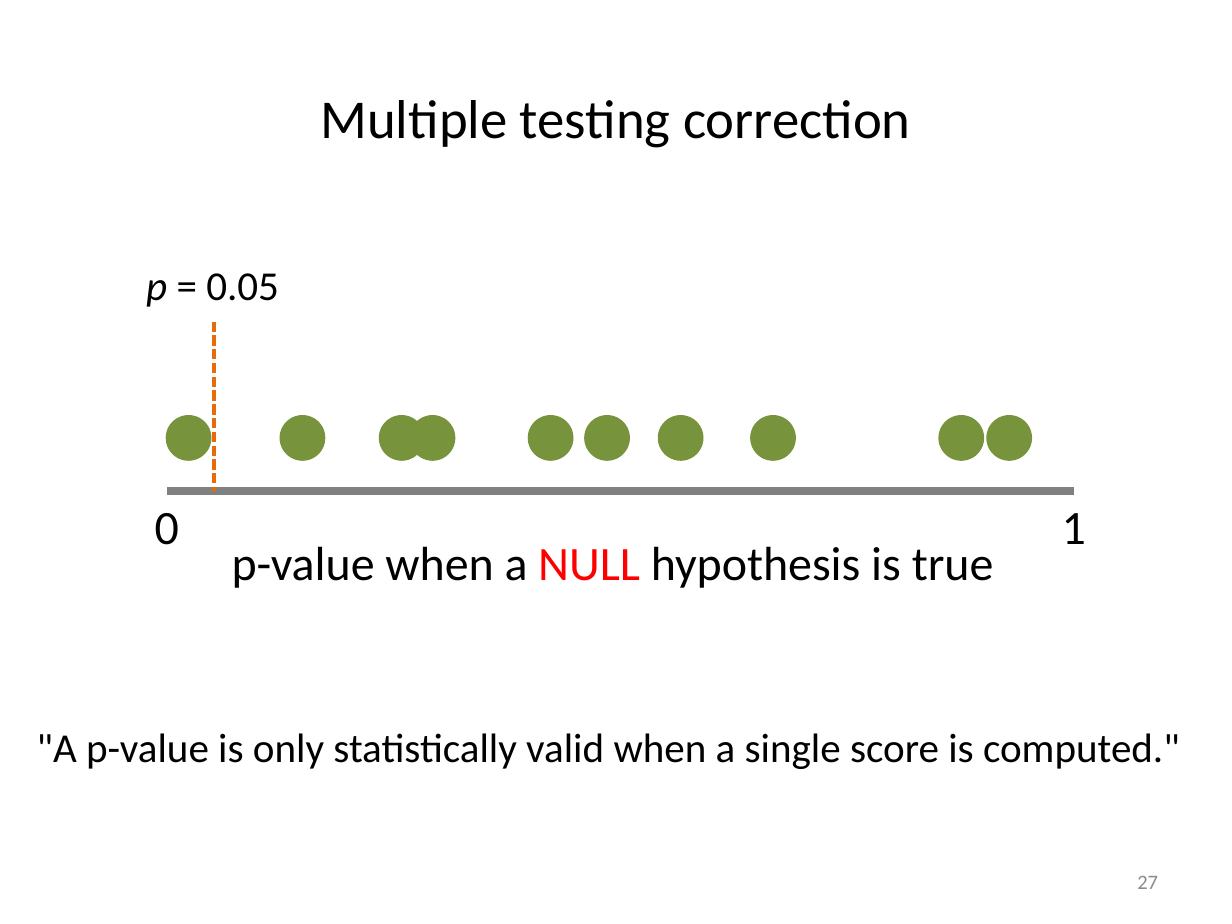
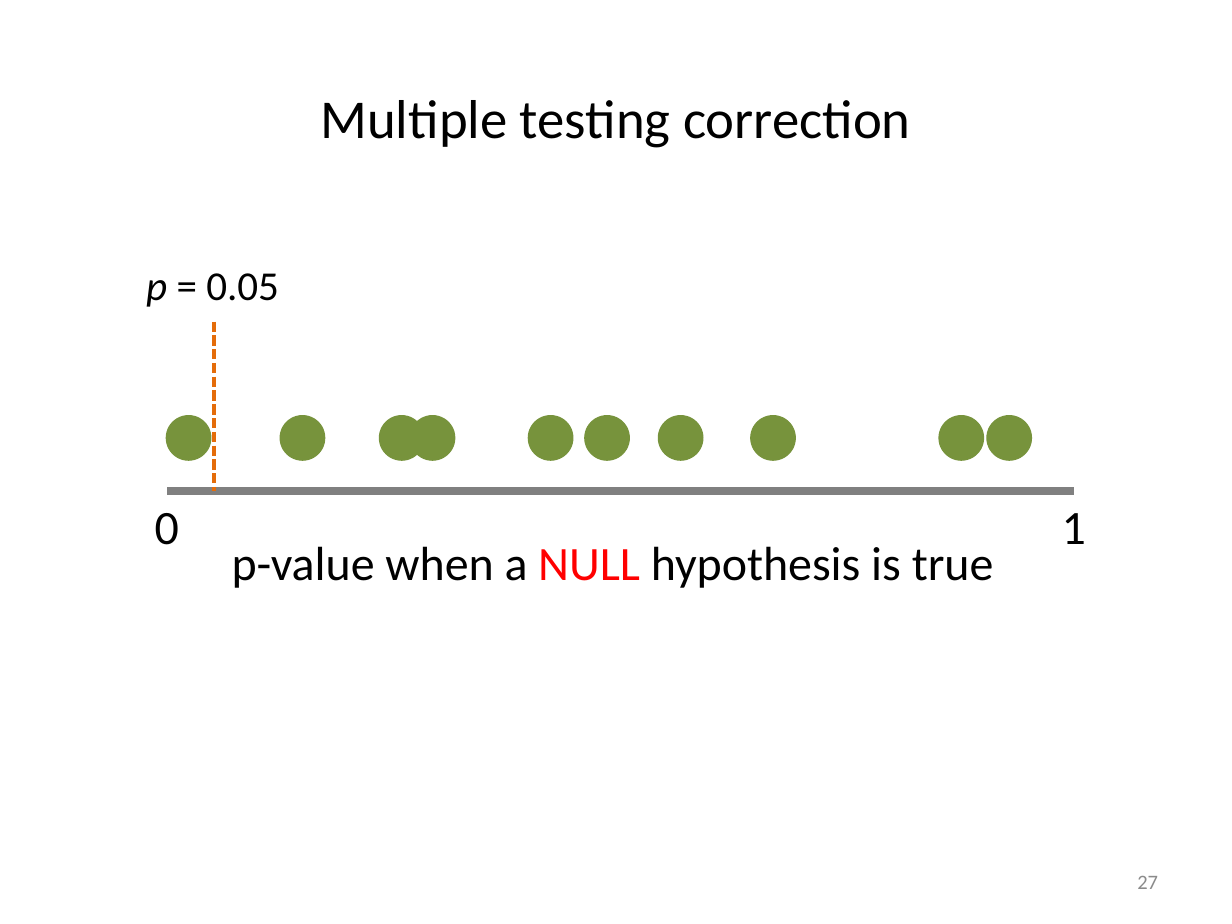
Before and after one commit to liu3zhenlab/teaching, a slide deck: slide 27 of RNA-Seq-Workshop/2024/lectures/DE-lecture_2024.pptx. Drawn at 1232x924 pixels with LibreOffice and Linux fonts; fonts in the diff are those of the drawing. Boxes give left, top, right and bottom in pixels: in the first picture for what was removed or moved away, otherwise in the second. Text is boxed around its words. In the diff, an @@ line names an element or a change of style, - is before the commit and + after.

```diff
--- a/RNA-Seq-Workshop/2024/lectures/DE-lecture_2024.pptx
+++ b/RNA-Seq-Workshop/2024/lectures/DE-lecture_2024.pptx
@@ text removed at (37, 733, 1180, 769) @@
-"A p-value is only statistically valid when a single score is computed."
```
Also in this commit, not shown: 11 other slides changed, 10 other files.
